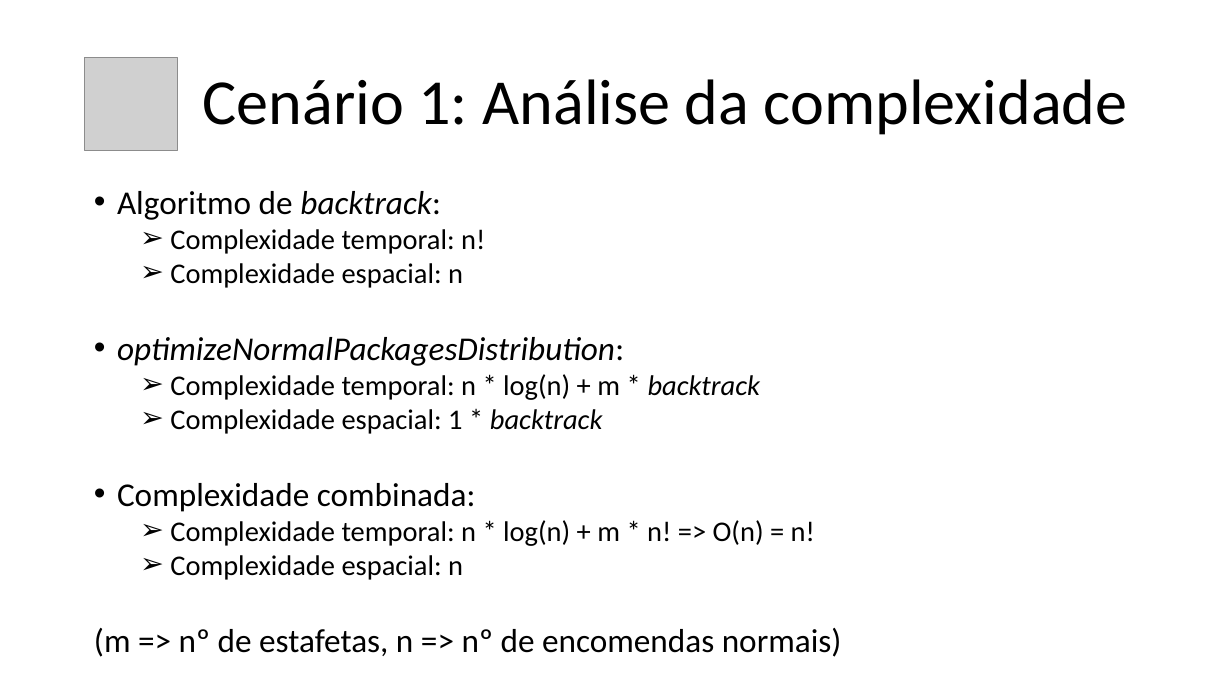
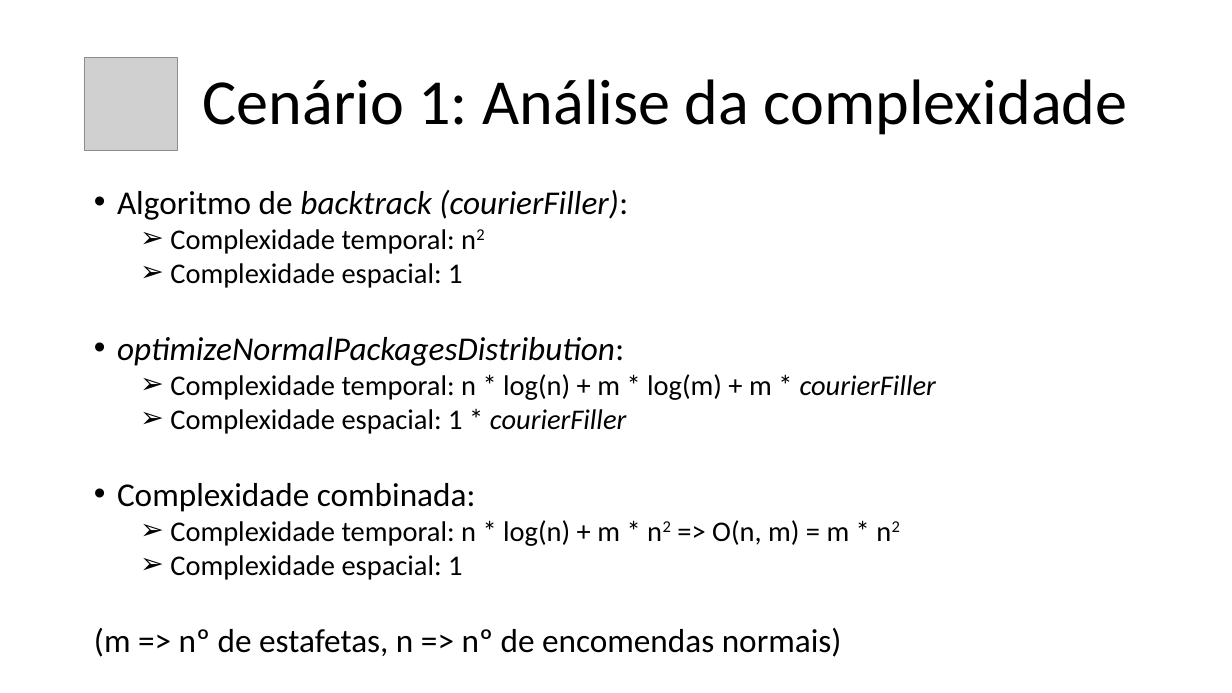
Before and after one commit to afs202005277/UrbanLogisticsOptimizer, a slide deck: slide 5 of Apresentacao.pptx. Drawn at 1232x693 pixels with LibreOffice and Linux fonts; fonts in the diff are those of the drawing; grey boxes stand for pictures. Boxes give left, top, right and bottom in pixels: in the first picture for what was removed or moved away, otherwise in the second. Text is boxed around its words. In the diff, an @@ line names an element or a change of style, - is before the commit and + after.

```diff
--- a/Apresentacao.pptx
+++ b/Apresentacao.pptx
@@ text at box(117, 190, 628, 288): text changed @@
-• Algoritmo de backtrack:
-  ➢ Complexidade temporal: n!
-  ➢ Complexidade espacial: n
+• Algoritmo de backtrack (courierFiller):
+  ➢ Complexidade temporal: n2
+  ➢ Complexidade espacial: 1
@@ text at box(170, 374, 936, 434): text changed @@
-  ➢ Complexidade temporal: n * log(n) + m * backtrack
-  ➢ Complexidade espacial: 1 * backtrack
+  ➢ Complexidade temporal: n * log(n) + m * log(m) + m * courierFiller
+  ➢ Complexidade espacial: 1 * courierFiller
@@ text at box(170, 520, 850, 580): text changed @@
-  ➢ Complexidade temporal: n * log(n) + m * n! => O(n) = n!
-  ➢ Complexidade espacial: n
+  ➢ Complexidade temporal: n * log(n) + m * n2 => O(n, m) = m * n2
+  ➢ Complexidade espacial: 1
```
Also in this commit, not shown: 7 other slides changed.
